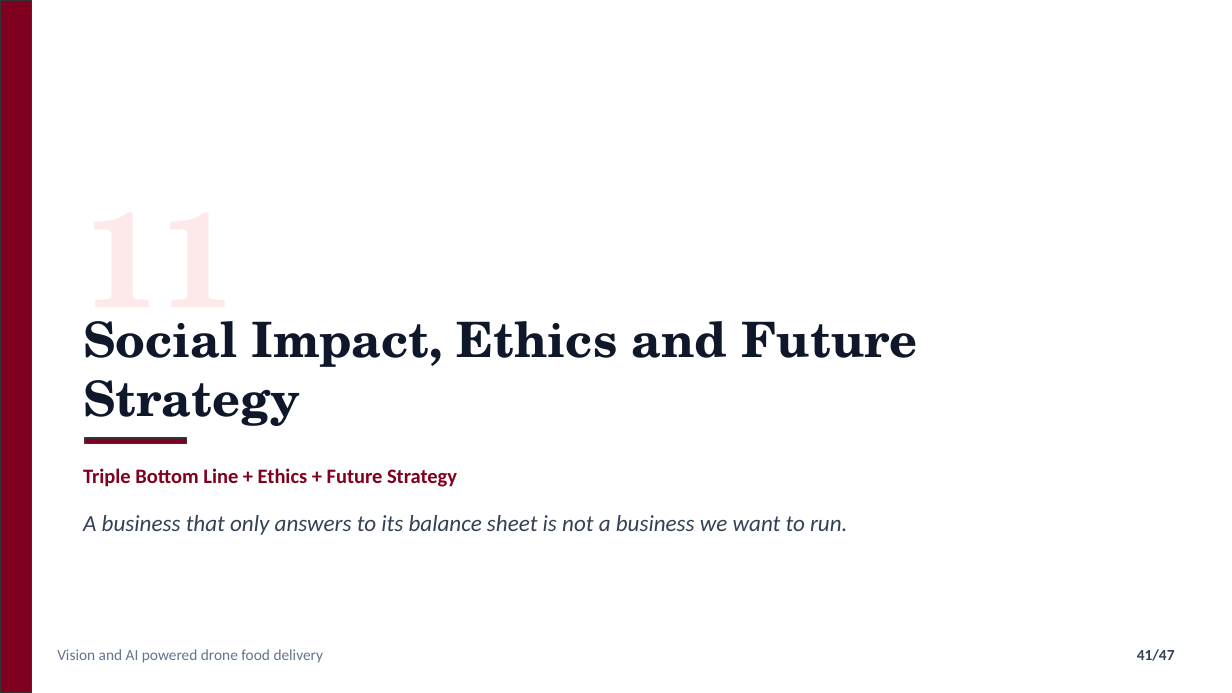
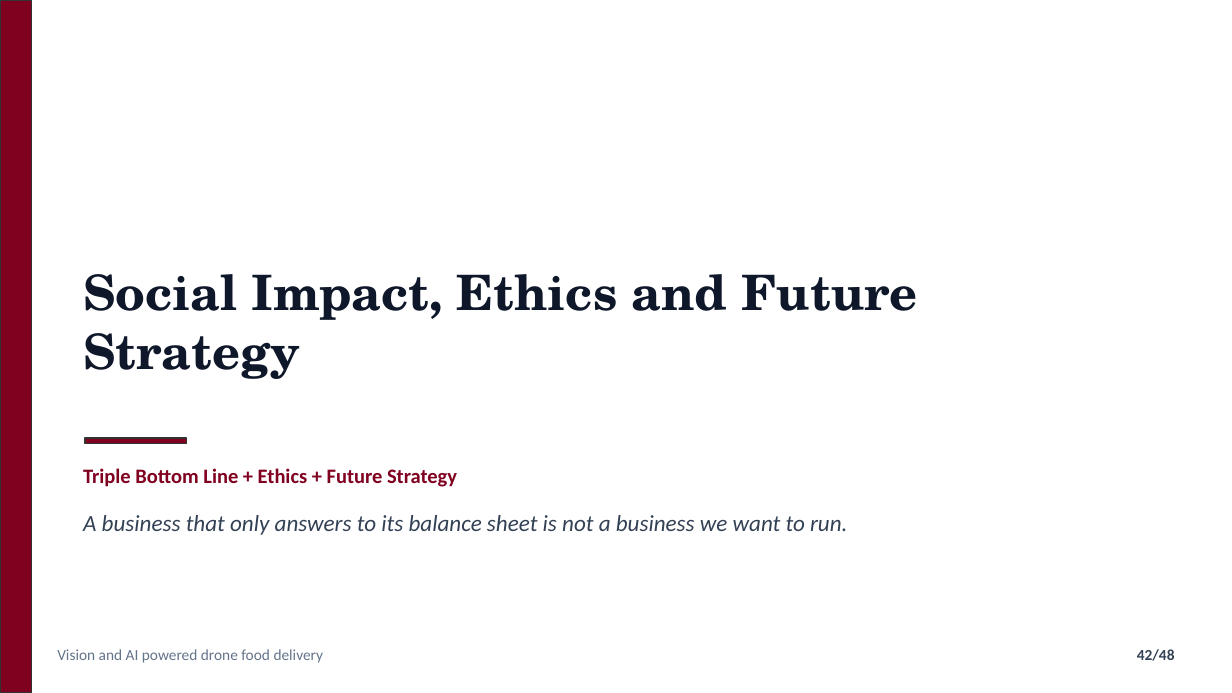
Before and after one commit to nafiskabbo/presentation-hum, a slide deck: slide 42 of output/AeroSetu_Group_Presentation-v1.pptx (slide 41 before the commit). Drawn at 1232x693 pixels with LibreOffice and Linux fonts; fonts in the diff are those of the drawing. Boxes give left, top, right and bottom in pixels: in the first picture for what was removed or moved away, otherwise in the second. Text is boxed around its words. In the diff, an @@ line names an element or a change of style, - is before the commit and + after.

```diff
--- a/output/AeroSetu_Group_Presentation-v1.pptx
+++ b/output/AeroSetu_Group_Presentation-v1.pptx
@@ text "Social Impact, Ethics and Future ...": place and size @@
-text "Social Impact, Ethics and Future ..." at (83, 321, 918, 426)
+text "Social Impact, Ethics and Future ..." at (83, 274, 918, 379)
@@ text "Social Impact, Ethics and Future ..." at (83, 274, 918, 379): vertical alignment top to middle @@
@@ text removed at (83, 321, 236, 351) @@
-11
@@ page number at (1137, 649, 1175, 661): text changed @@
-41/47
+42/48
```
Also in this commit, not shown: 13 other slides changed, 2 slides added, 1 slide removed, 5 other files.
